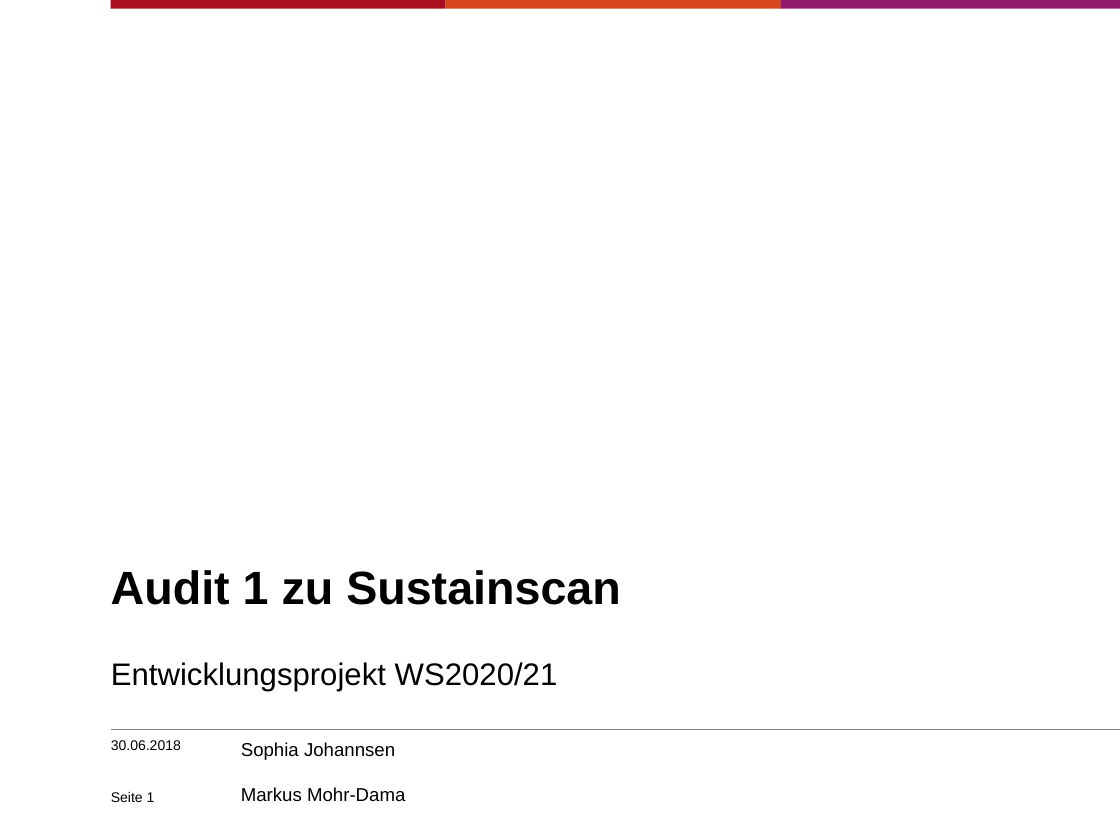
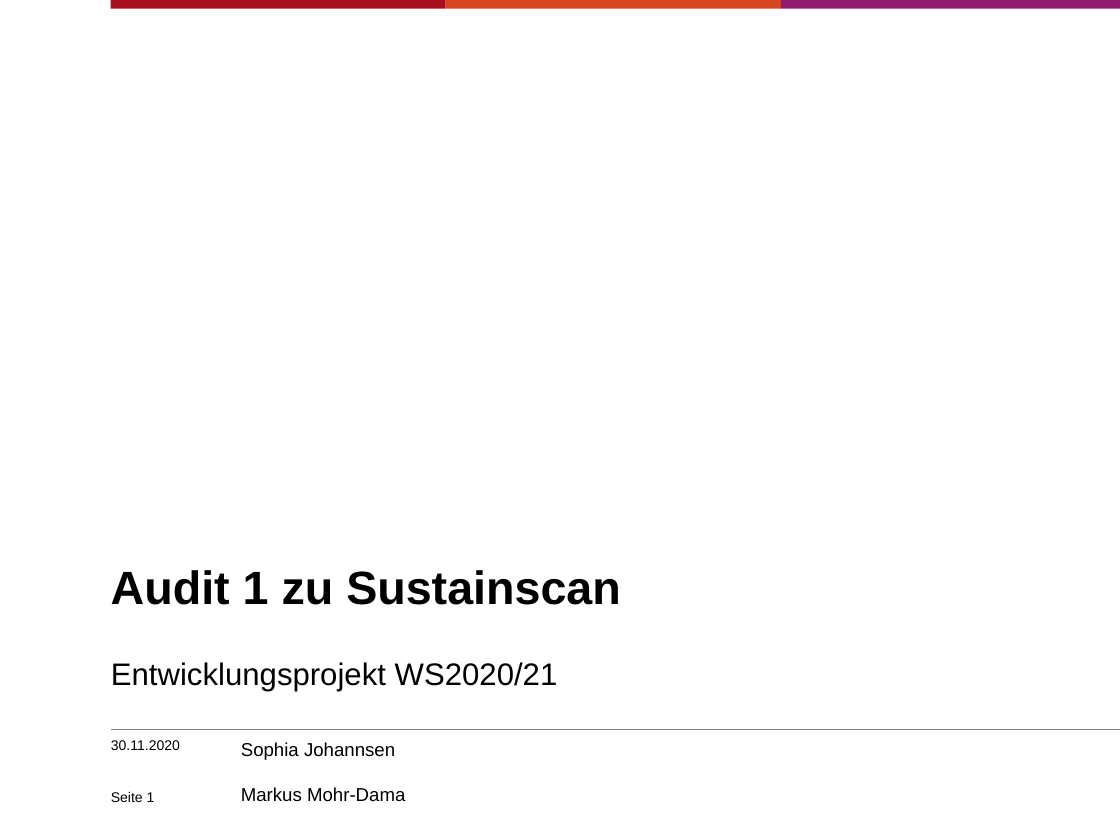
Before and after one commit to sjohannsen1/EPWS2020Mohr-DamaJohannsen, a slide deck: slide 1 of Audits/WS2020_Mohr-Dama_Johannsen_Präsentation_audit1.pptx. Drawn at 1120x840 pixels with LibreOffice and Linux fonts; fonts in the diff are those of the drawing; background and template pictures are left out. Boxes give left, top, right and bottom in pixels: in the first picture for what was removed or moved away, otherwise in the second. Text is boxed around its words. In the diff, an @@ line names an element or a change of style, - is before the commit and + after.

```diff
--- a/Audits/WS2020_Mohr-Dama_Johannsen_Präsentation_audit1.pptx
+++ b/Audits/WS2020_Mohr-Dama_Johannsen_Präsentation_audit1.pptx
@@ text at (x1=111, y1=740, x2=180, y2=750): text changed @@
-30.06.2018
+30.11.2020
```
Also in this commit, not shown: 9 other slides changed, 1 other file.
